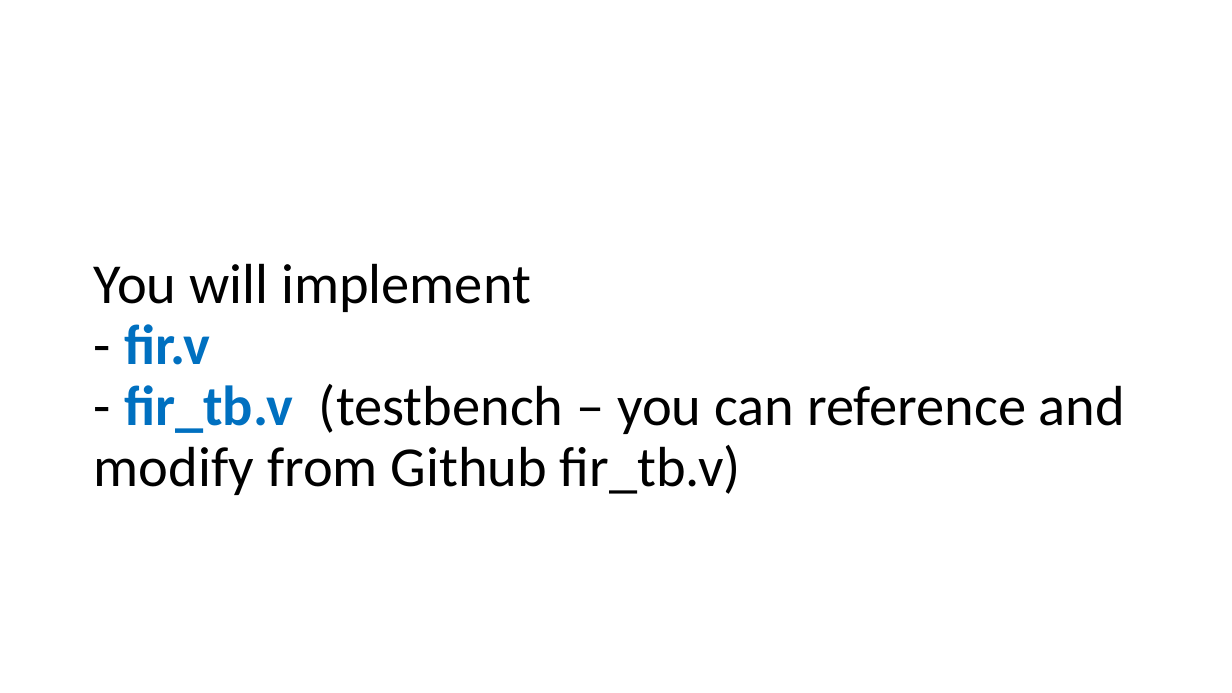
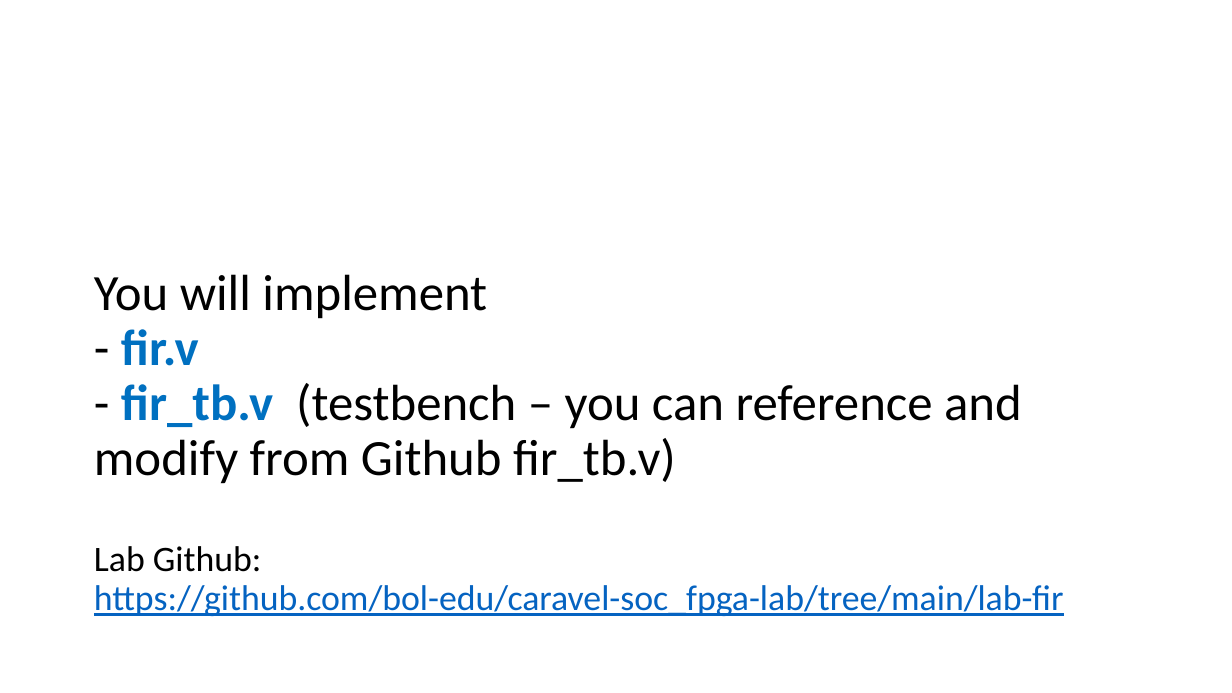
Before and after one commit to bol-edu/caravel-soc_fpga-lab, a slide deck: slide 4 of lab-fir/lab3-fir-workbook.pptx. Drawn at 1232x693 pixels with LibreOffice and Linux fonts; fonts in the diff are those of the drawing. Boxes give left, top, right and bottom in pixels: in the first picture for what was removed or moved away, otherwise in the second. Text is boxed around its words. In the diff, an @@ line names an element or a change of style, - is before the commit and + after.

```diff
--- a/lab-fir/lab3-fir-workbook.pptx
+++ b/lab-fir/lab3-fir-workbook.pptx
@@ title at (x1=94, y1=274, x2=1064, y2=616): text changed; size 44 to 39.6 pt @@
-You will implement
-- fir.v
-- fir_tb.v (testbench – you can reference and modify from Github fir_tb.v)
+You will implement
+- fir.v
+- fir_tb.v (testbench – you can reference and modify from Github fir_tb.v)
+Lab Github:
+https://github.com/bol-edu/caravel-soc_fpga-lab/tree/main/lab-fir
```
Also in this commit, not shown: 7 other slides changed, 5 slides added, 1 other file.
